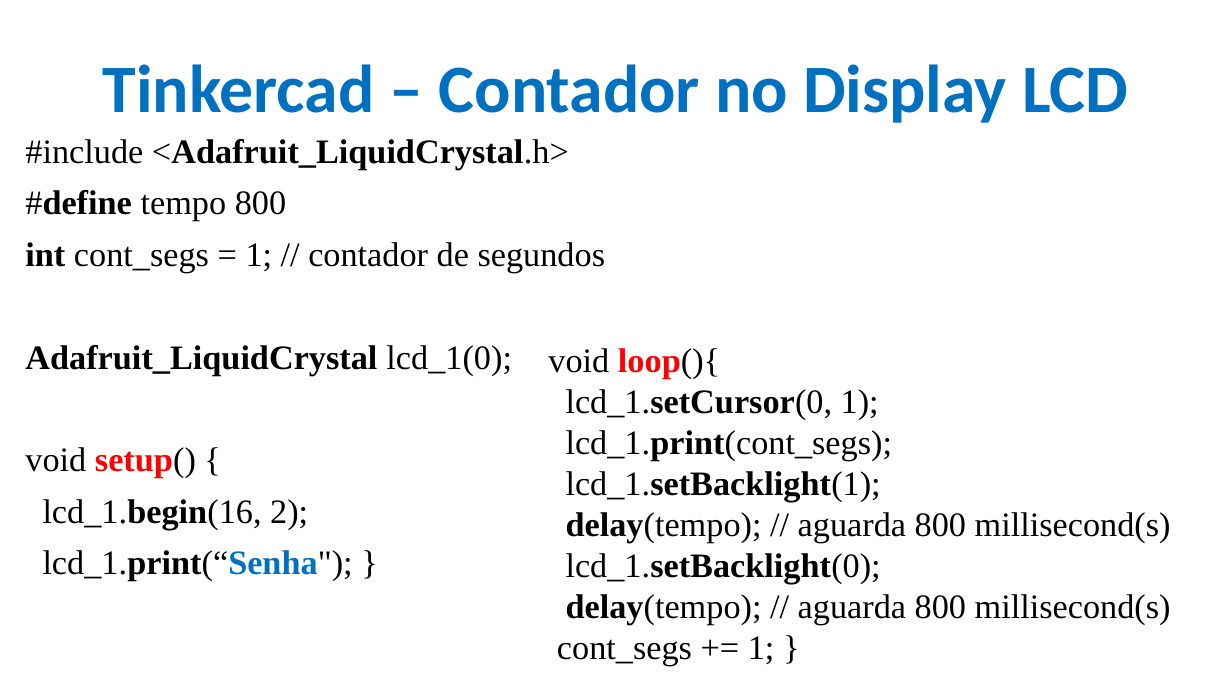
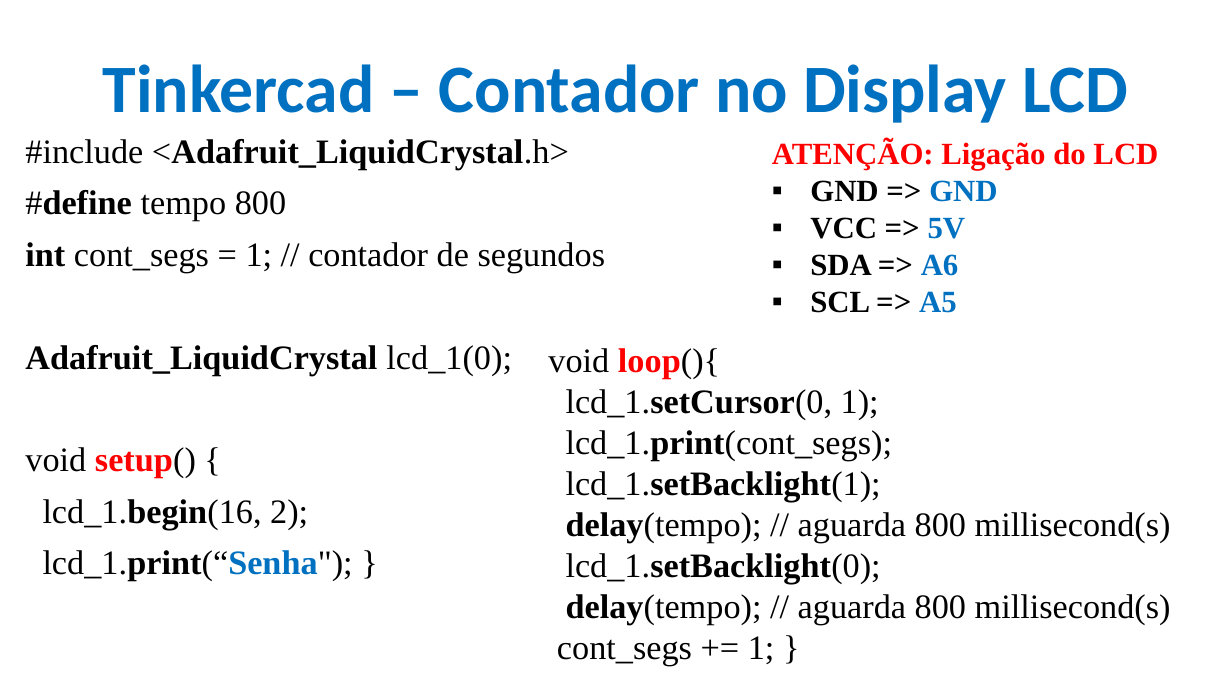
Before and after one commit to CloudEducationBrazil/WydenArea1ProgramacaoMicrocontroladores, a slide deck: slide 10 of 01 Classes/Aula 03.1 - Programação Microcontroladores - Arduino Tinkercad - Prática.pptx. Drawn at 1232x693 pixels with LibreOffice and Linux fonts; fonts in the diff are those of the drawing; background and template pictures are left out. Boxes give left, top, right and bottom in pixels: in the first picture for what was removed or moved away, otherwise in the second. Text is boxed around its words. In the diff, an @@ line names an element or a change of style, - is before the commit and + after.

```diff
--- a/01 Classes/Aula 03.1 - Programação Microcontroladores - Arduino Tinkercad - Prática.pptx
+++ b/01 Classes/Aula 03.1 - Programação Microcontroladores - Arduino Tinkercad - Prática.pptx
@@ text added at bbox=[772, 141, 1158, 313], 18 pt, text #FF0000, bold @@
+ATENÇÃO: Ligação do LCD
+▪ GND => GND
+▪ VCC => 5V
+▪ SDA => A6
+▪ SCL => A5
```
Also in this commit, not shown: 1 other slide changed.
